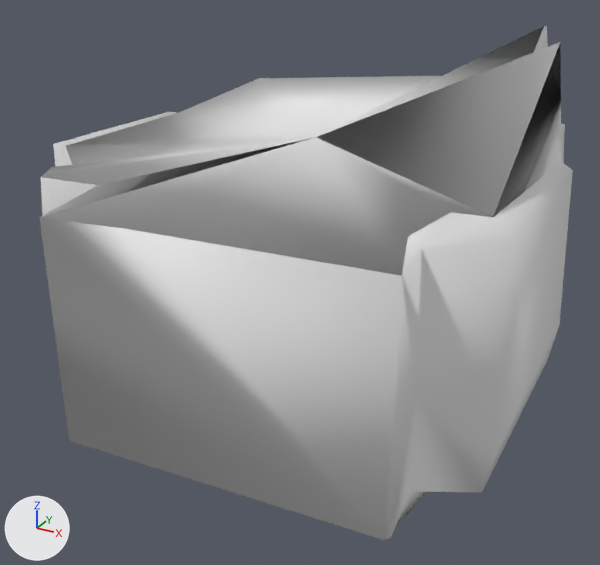
An edit to the OBJ model src/main/resources/assets/kn8/meshes/kafka/foot_right.obj, drawn before and after from the same camera.
The view is the same before and after, from a 50 mm camera at (0.33, -0.322, 0.194) aimed at (0.159, -0.012, 0.039). The axes (+X, +Y, +Z) are drawn at lower left. The lights are the same throughout. The picture after the commit comes second. Where no turn or scale is listed for an object, it has been applied to the vertices. Vertices at exactly the same position are counted once.

In view in the first picture: 'foot_right'.
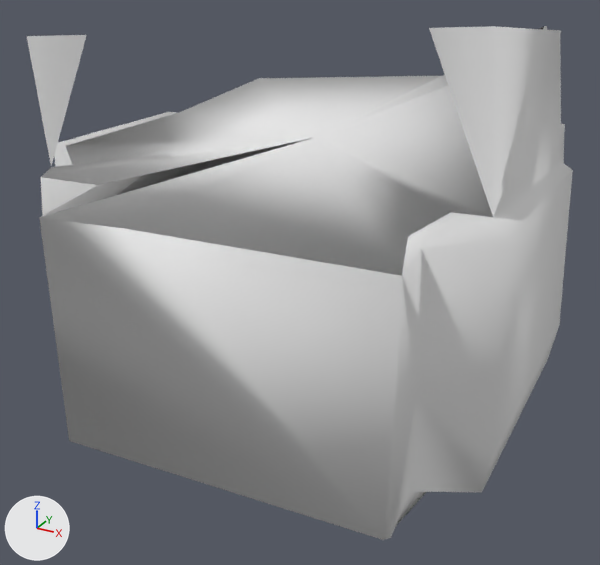
Changed parts and their boxes (x1, y1, x2, y2) in the pictures (600 x 565 px):
'foot_right', reshaped
    before: (39, 26, 573, 540)
    after: (27, 26, 573, 540)
part 1 of me_foot_right, built on
    before: (316, 42, 560, 217)
    after: (316, 26, 561, 217)
part 2 of me_foot_right, added
    after: (27, 35, 87, 166)

The change, as a list of edits to the scene's bpy script:
```text
Change me_foot_right:
    used by ob_foot_right; location = (0.0, 0.0, 0.0)
    verts and faces of me_foot_right; kept vertices keep their numbers, new ones are numbered from 63
    before: 13 (0.261, -0.067, 0.105) at pixel (493, 217), 18 (0.252, 0.044, 0.147) at pixel (560, 41), 62 (0.172, -0.022, 0.111) at pixel (315, 137)
    before: 51 (0.081, -0.081, 0.101) at pixel (51, 167)
    remove me_foot_right.from_pydata(...)  # 63 vertices, 122 faces; spans x 0.057..0.271, y -0.121..0.145, z 0.0..0.149
    add me_foot_right.from_pydata(...)  # 74 vertices, 132 faces; spans x 0.057..0.271, y -0.121..0.145, z 0.0..0.164
    me_foot_right part 1
    add delete_faces([(13, 62, 18)])
    add verts[63] = (0.246, -0.069, 0.164)  # pixel (461, 26)
    add verts[64] = (0.256, -0.069, 0.164)  # pixel (493, 26)
    add verts[65] = (0.252, 0.006, 0.156)  # pixel (540, 29)
    add verts[66] = (0.252, 0.044, 0.151)  # pixel (560, 30)
    add verts[67] = (0.254, -0.029, 0.16)  # pixel (521, 28)
    add verts[68] = (0.236, -0.069, 0.163)  # pixel (428, 27)
    add faces += [(13, 18, 62), (13, 64, 63), (13, 18, 65), (18, 66, 65), (13, 65, 67), (13, 67, 64)]
    add faces += [(13, 63, 68)]
    me_foot_right part 2
    add verts[69] = (0.091, -0.082, 0.153)  # pixel (53, 35)
    add verts[70] = (0.108, -0.082, 0.155)  # pixel (86, 34)
    add verts[71] = (0.077, -0.082, 0.152)  # pixel (26, 36)
    add verts[72] = (0.077, -0.074, 0.151)  # pixel (41, 36)
    add verts[73] = (0.075, -0.065, 0.15)  # pixel (56, 36)
    add faces += [(51, 70, 69), (51, 69, 71), (51, 72, 73), (51, 71, 72)]
```
